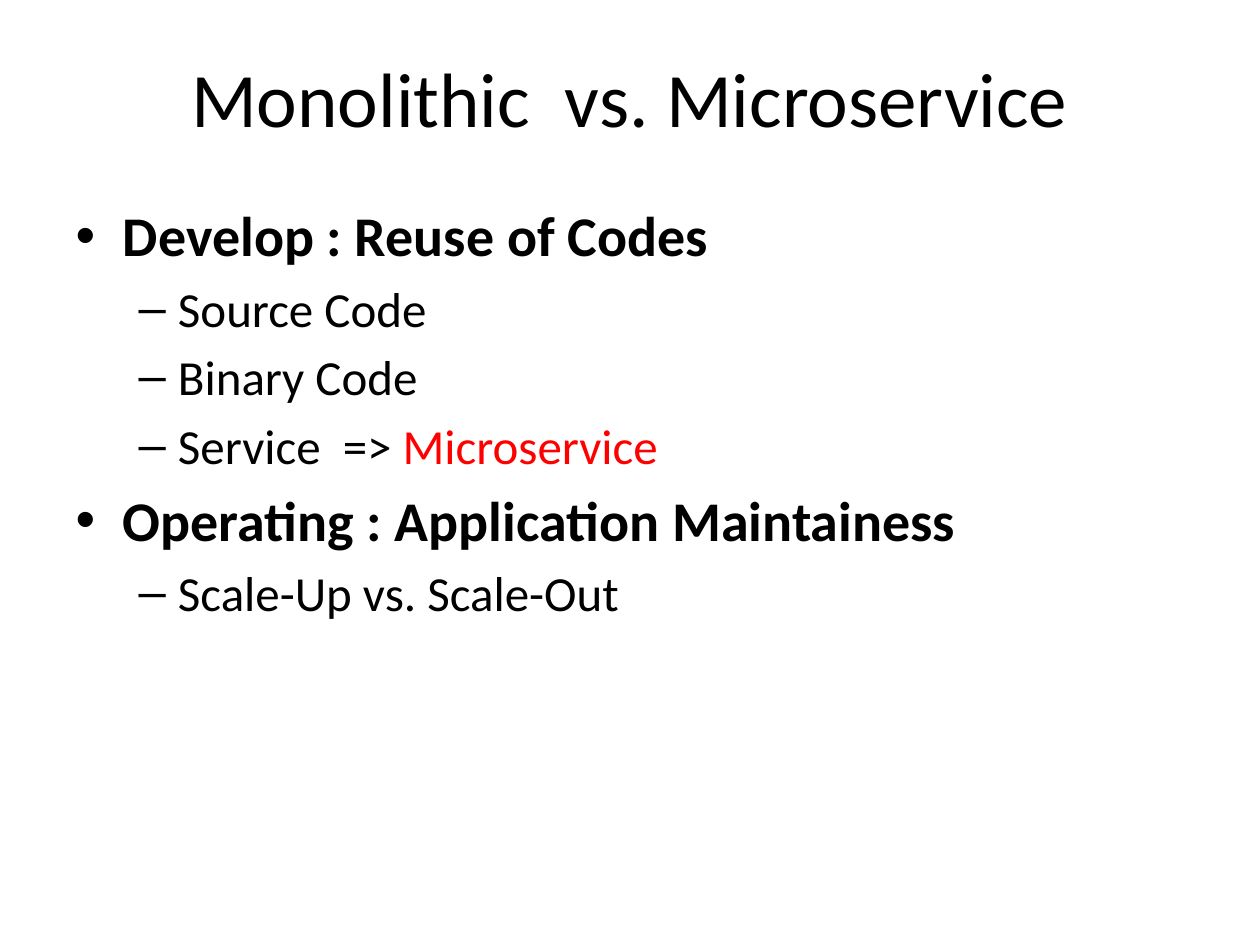
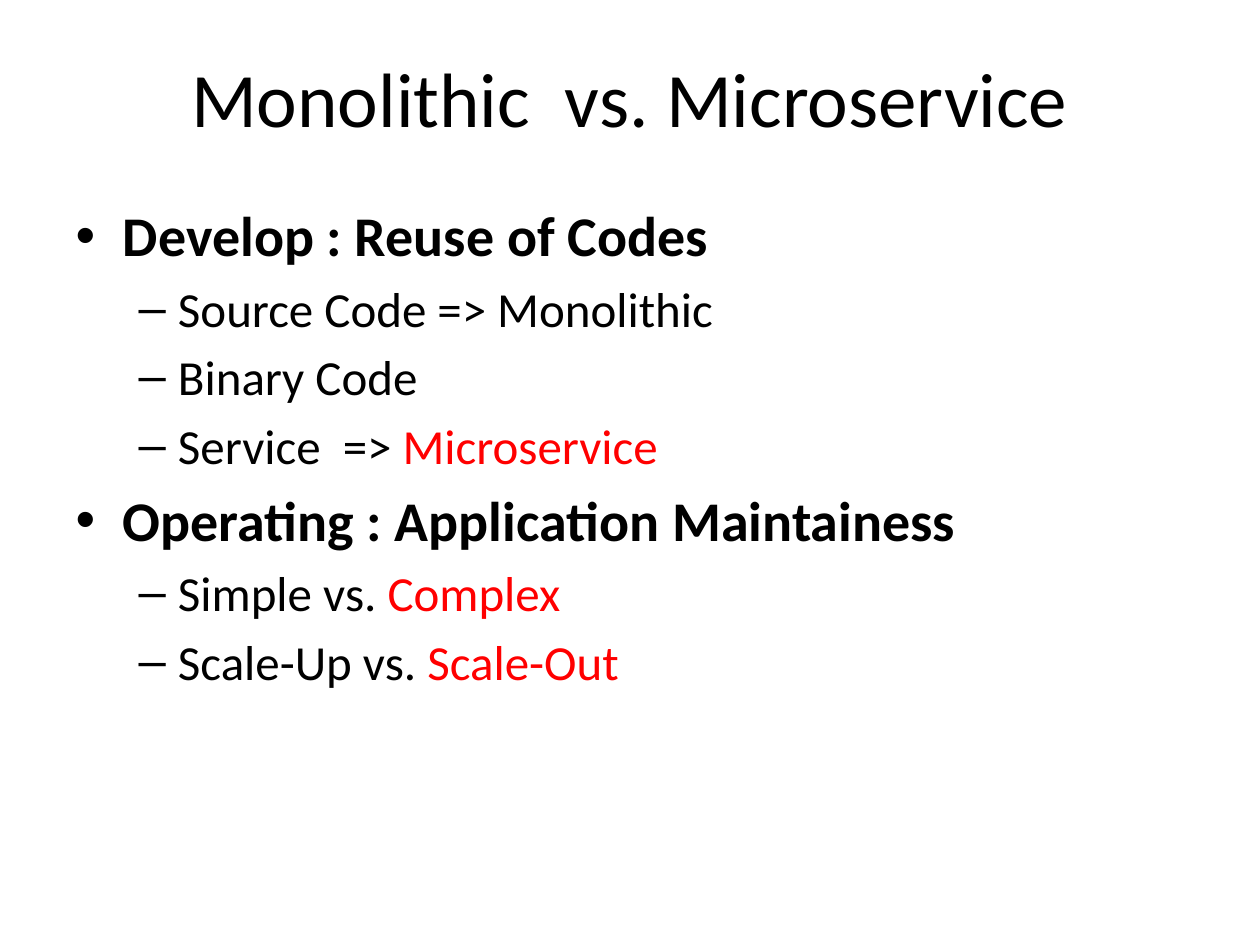
Before and after one commit to jimliu7434/microservice-sample, a slide deck: slide 4 of Microservice.pptx. Drawn at 1260x945 pixels with LibreOffice and Linux fonts; fonts in the diff are those of the drawing. Boxes give left, top, right and bottom in pixels: in the first picture for what was removed or moved away, otherwise in the second. Text is boxed around its words. In the diff, an @@ line names an element or a change of style, - is before the commit and + after.

```diff
--- a/Microservice.pptx
+++ b/Microservice.pptx
@@ text at (178, 293, 712, 328): text changed @@
-  – Source Code
+  – Source Code => Monolithic
@@ text at (178, 577, 561, 619): paragraph added @@
+  – Simple vs. Complex
@@ text at (178, 646, 618, 688): text colour #000000 to #FF0000 in "Scale-Out" @@
```
Also in this commit, not shown: 8 other slides changed, 3 slides added.
